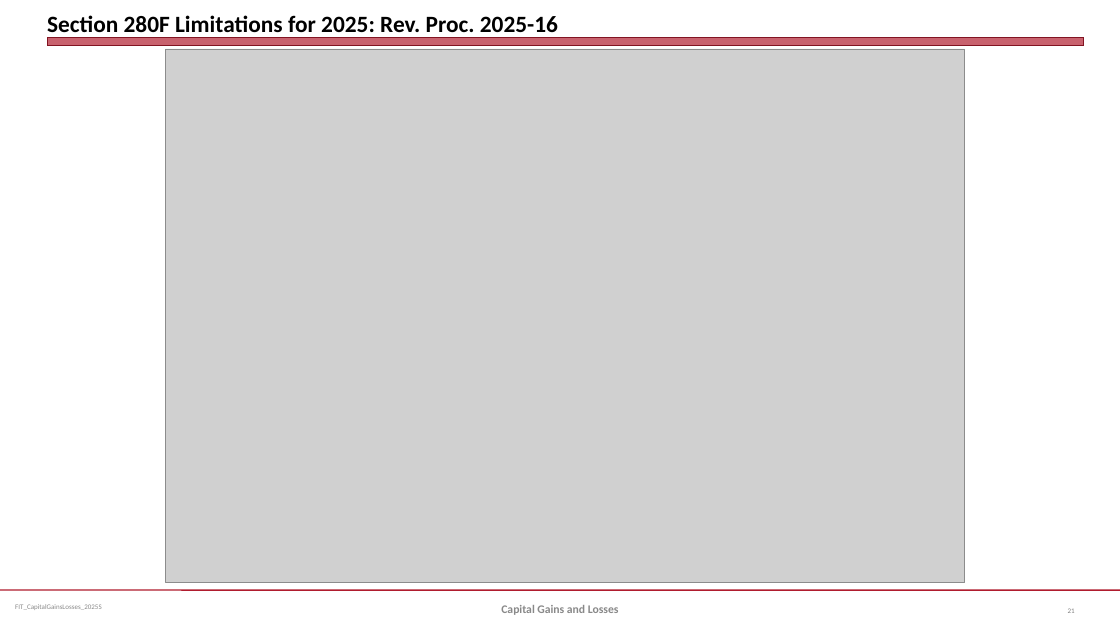
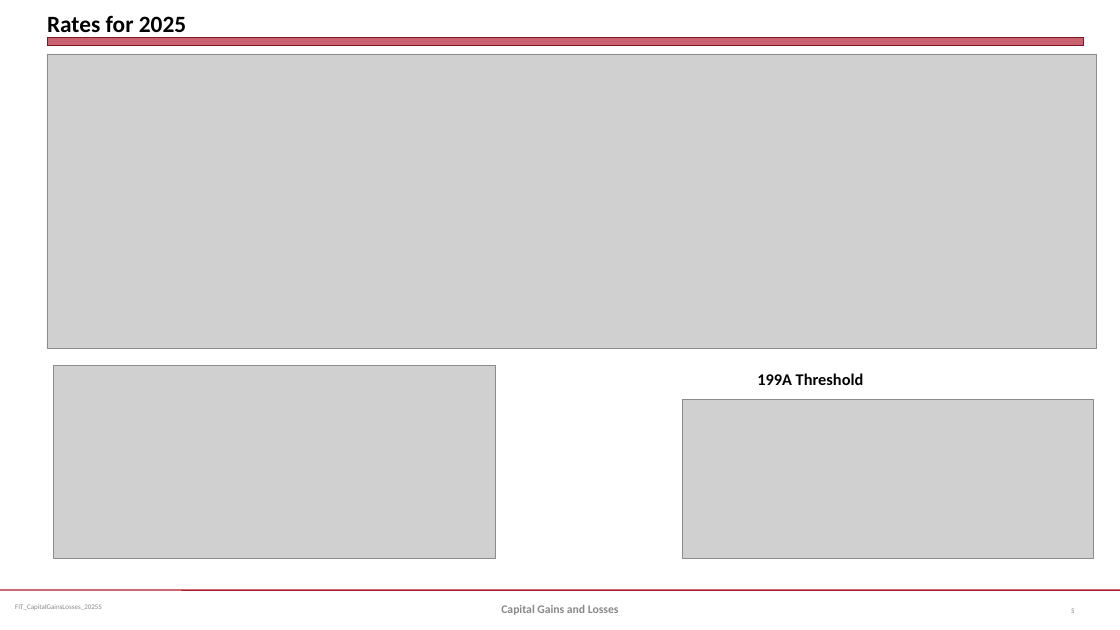
Before and after one commit to jmc877/Fed-Income-Tax, a slide deck: slide 5 of slides/FIT_CapitalGainsLosses_2025S.pptx (slide 21 before the commit). Drawn at 1120x630 pixels with LibreOffice and Linux fonts; fonts in the diff are those of the drawing; grey boxes stand for pictures. Boxes give left, top, right and bottom in pixels: in the first picture for what was removed or moved away, otherwise in the second. Text is boxed around its words. In the diff, an @@ line names an element or a change of style, - is before the commit and + after.

```diff
--- a/slides/FIT_CapitalGainsLosses_2025S.pptx
+++ b/slides/FIT_CapitalGainsLosses_2025S.pptx
@@ title at (47,15,186,38): text changed @@
-Section 280F Limitations for 2025: Rev. Proc. 2025-16
+Rates for 2025
@@ picture: place and size @@
-picture at (166,49,965,583)
+picture at (47,54,1097,349)
@@ picture added at (54,365,496,559) @@
@@ text added at (757,373,864,385), 14 pt, text #000000, bold @@
+199A Threshold
@@ picture added at (683,400,1094,559) @@
@@ page number at (1071,608,1075,613): text changed @@
-21
+5
```
Also in this commit, not shown: 3 other slides changed, 4 slides added, 15 slides removed.
